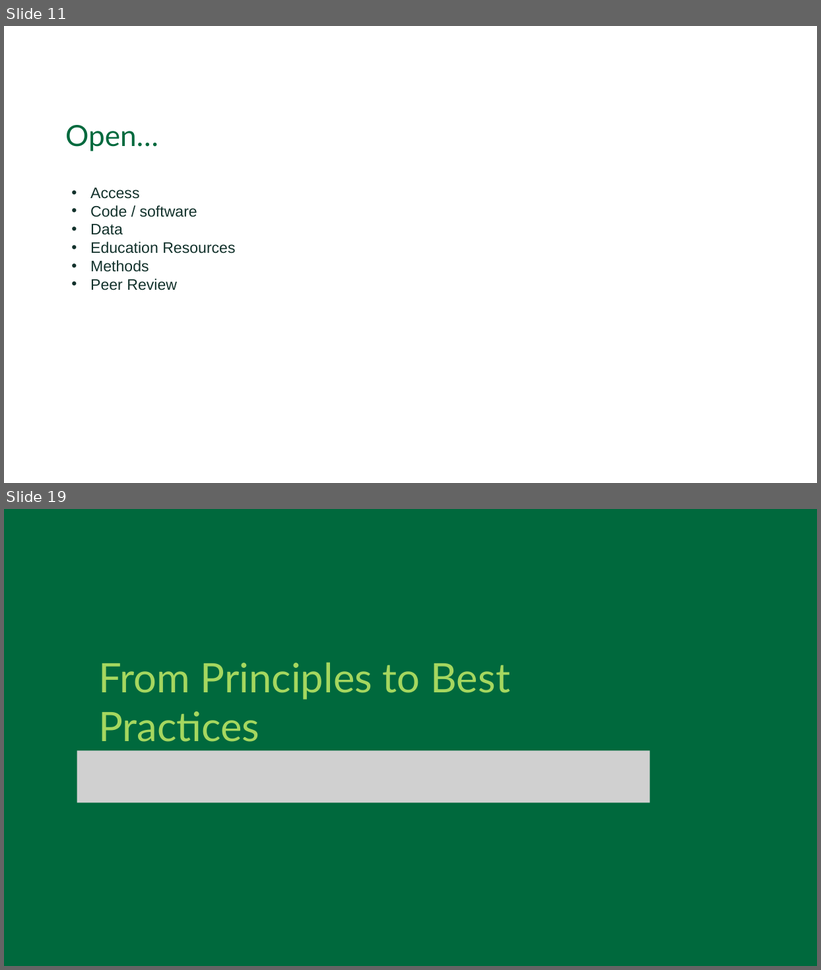
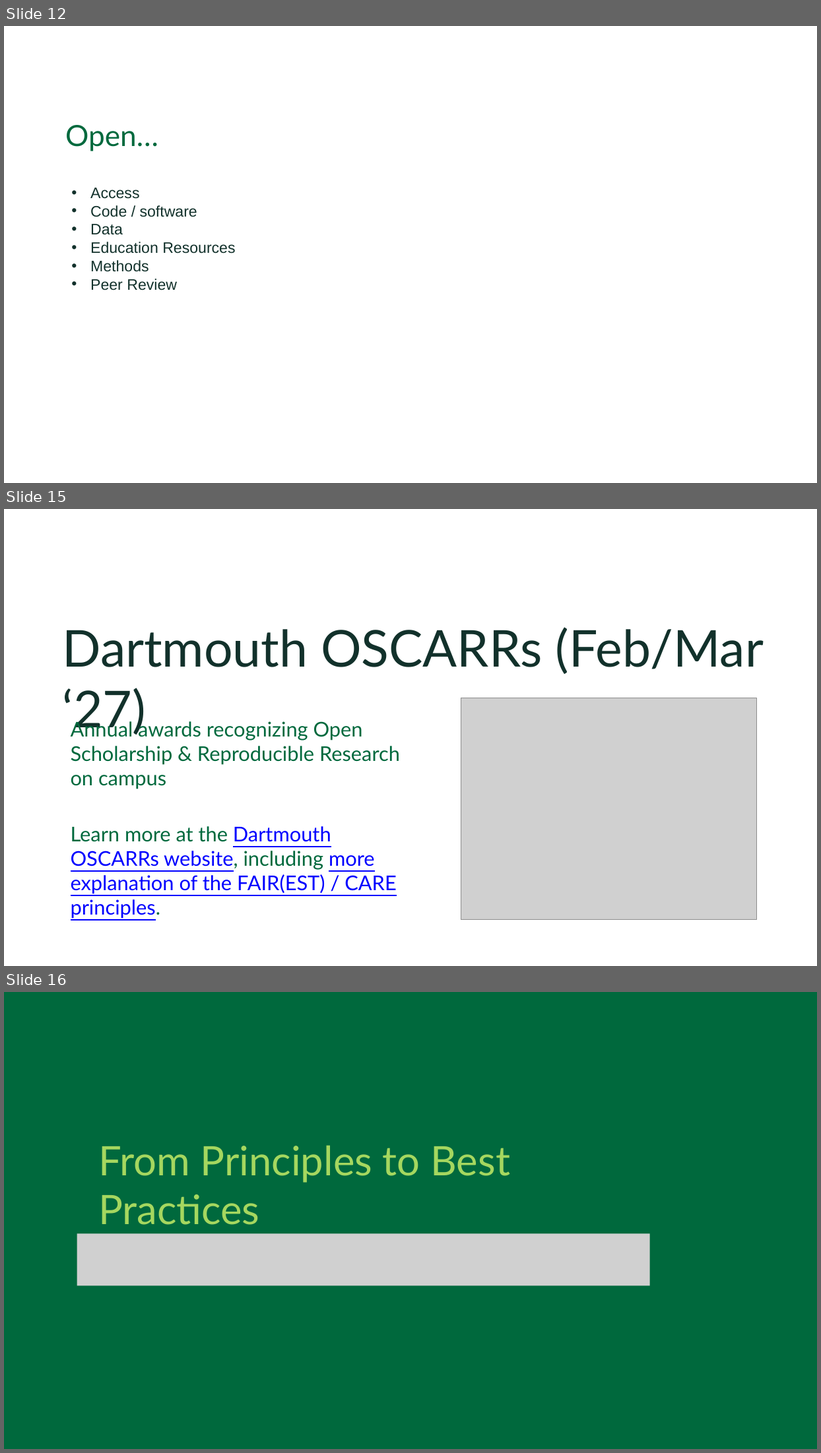
Before and after one commit to Dartmouth-Libraries/r_research-fundamentals_ws, a slide deck: slides/04a_Computation-Research_Best-Practices.pptx. Shown one above the other, each under a label of ours: slides 11 and 19 before the commit, slides 12, 15 and 16 after it; the slides between them are not shown. The pictures are 821x970 and 821x1453 pixels, drawn with LibreOffice and Linux fonts; fonts in the diff are those of the drawing; grey boxes stand for pictures; background and template pictures are left out. Boxes give left, top, right and bottom in pixels: in the first picture for what was removed or moved away, otherwise in the second. Text is boxed around its words. In the diff, an @@ line names an element or a change of style, - is before the commit and + after.

```diff
--- a/slides/04a_Computation-Research_Best-Practices.pptx
+++ b/slides/04a_Computation-Research_Best-Practices.pptx
@@ slide 15 added at [4, 509, 817, 966], background #FFFFFF @@
@@ title added at [63, 627, 764, 736], 60 pt, text #12312B @@
+Dartmouth OSCARRs (Feb/Mar ‘27)
@@ picture added at [461, 698, 757, 920] @@
@@ text added at [71, 719, 400, 919], 24 pt, text #00693D @@
+Annual awards recognizing Open Scholarship & Reproducible Research on campus
+Learn more at the Dartmouth OSCARRs website, including more explanation of the FAIR(EST) / CARE principles.
@@ what was slide 11 is now slide 12 @@
@@ what was slide 19 is now slide 16 @@
```
Also in this commit, not shown: 3 slides changed, 6 other slides added, 5 slides removed.
